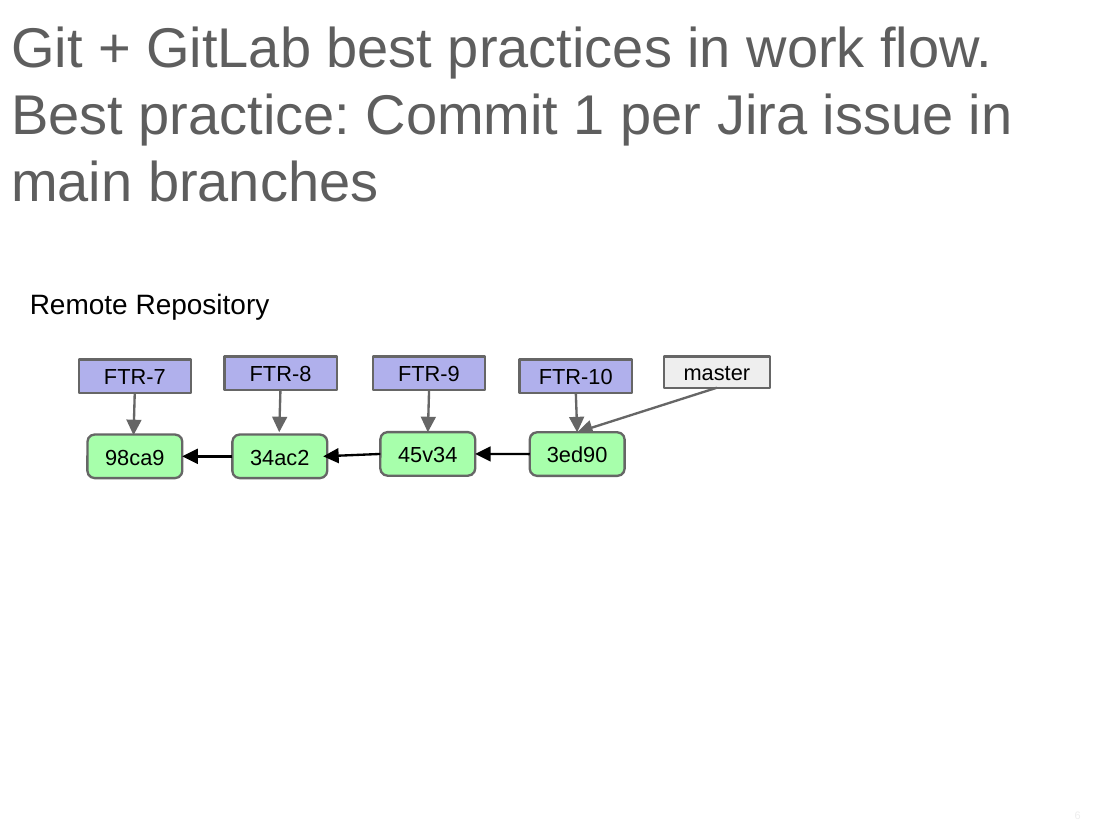
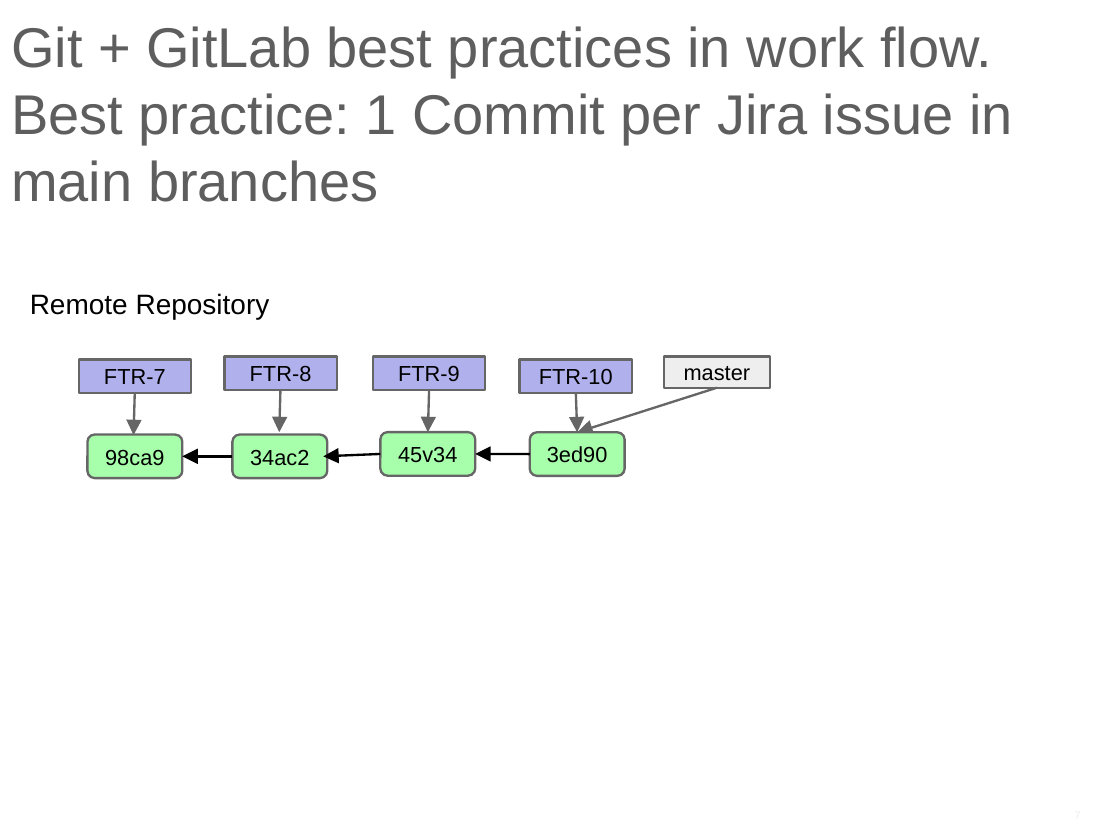
Before and after one commit to ilyaro/mysite, a slide deck: slide 7 of WorkStuff/Courses/Git/Git_Gitlab_Best_Practices/Git_Gitlab_BestPractices.pptx (slide 6 before the commit). Drawn at 1120x840 pixels with LibreOffice and Linux fonts; fonts in the diff are those of the drawing. Boxes give left, top, right and bottom in pixels: in the first picture for what was removed or moved away, otherwise in the second. Text is boxed around its words. In the diff, an @@ line names an element or a change of style, - is before the commit and + after.

```diff
--- a/WorkStuff/Courses/Git/Git_Gitlab_Best_Practices/Git_Gitlab_BestPractices.pptx
+++ b/WorkStuff/Courses/Git/Git_Gitlab_Best_Practices/Git_Gitlab_BestPractices.pptx
@@ title at [11,26,1013,202]: text changed @@
-Git + GitLab best practices in work flow.
-Best practice: Commit 1 per Jira issue in main branches
+Git + GitLab best practices in work flow.
+Best practice: 1 Commit per Jira issue in main branches
```
Also in this commit, not shown: 3 other slides changed, 2 slides added.
